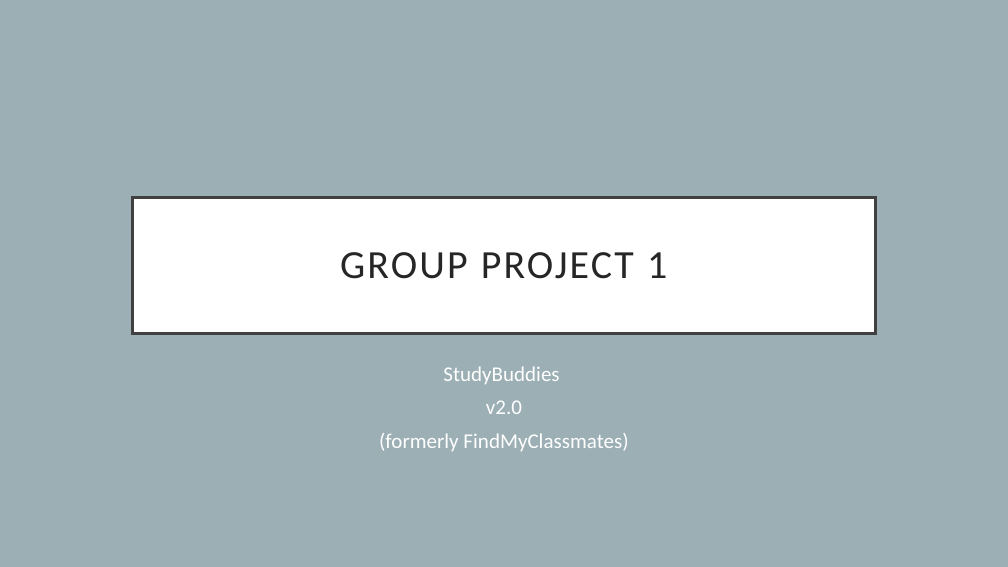
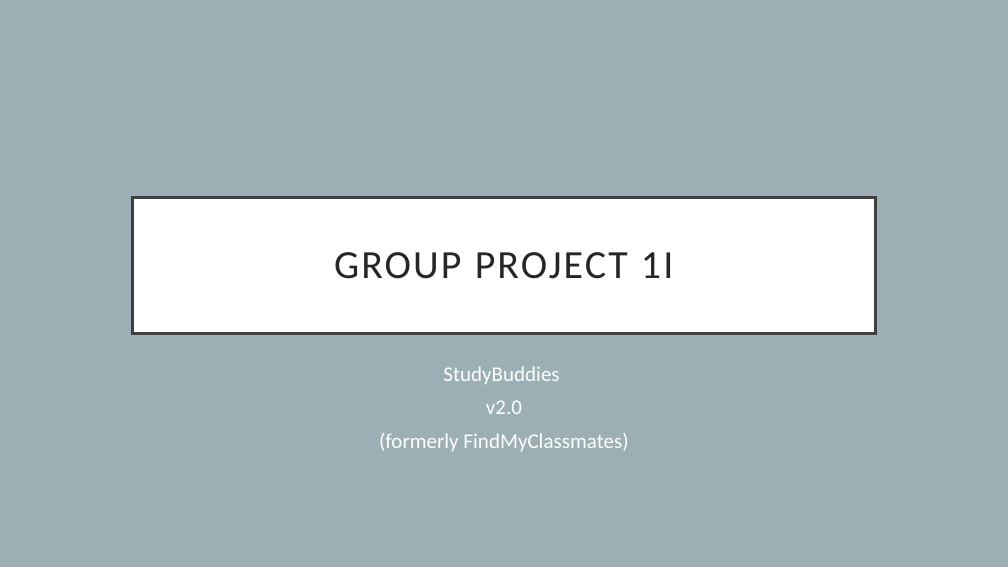
Before and after one commit to Randy424/MobileProgrammingProject1, a slide deck: slide 1 of mobile_pres_1.pptx. Drawn at 1008x567 pixels with LibreOffice and Linux fonts; fonts in the diff are those of the drawing. Boxes give left, top, right and bottom in pixels: in the first picture for what was removed or moved away, otherwise in the second. Text is boxed around its words. In the diff, an @@ line names an element or a change of style, - is before the commit and + after.

Commit message:
mobile

```diff
--- a/mobile_pres_1.pptx
+++ b/mobile_pres_1.pptx
@@ title at bbox=[334, 252, 673, 279]: text changed @@
-GROUP PROJECT 1
+GROUP PROJECT 1I
```
